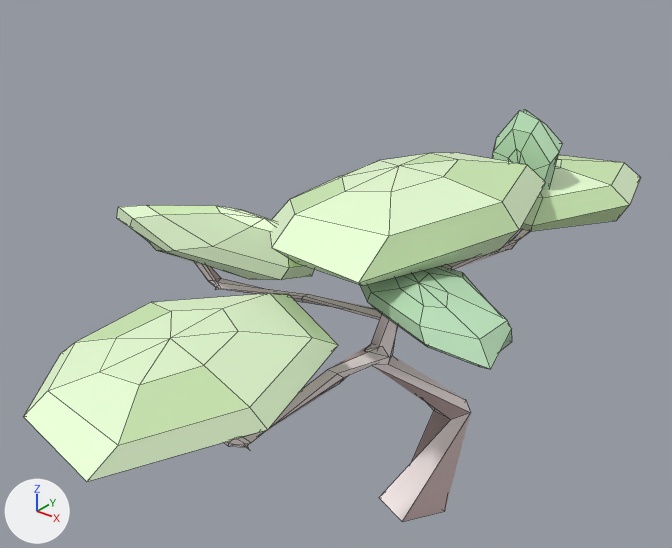
One commit to the FBX model src/InMemorian/Assets/models/arbol2.fbx: the scene before it, then after it.
Both versions are drawn from a camera (50 mm lens) standing at (0.0982, -0.1544, 0.1492) and looking at (-0.0149, -0.0131, 0.0616). The axes (+X, +Y, +Z) are drawn at lower left. The lights are the same throughout. Mesh edges are drawn as thin lines. Where no turn or scale is listed for an object, it has been applied to the vertices.
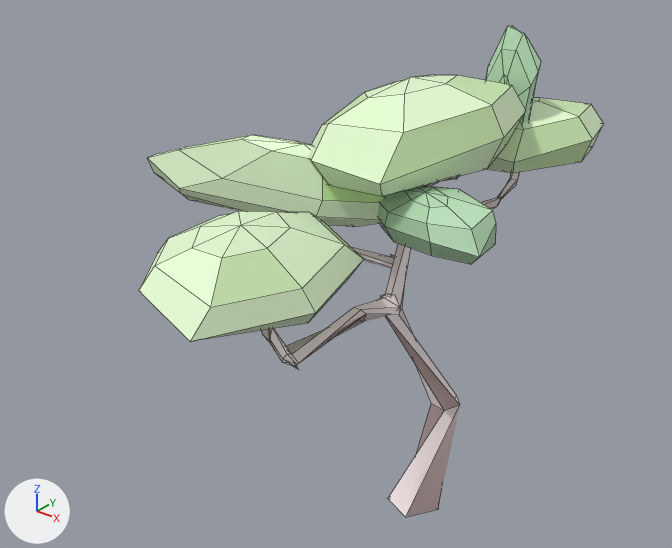
The change, as JSON lines over the scene's bpy script:
```json
{"block": "me_mesh", "where": "me_mesh.from_pydata(...)  # 439 vertices, 487 faces; spans x -0.0698..0.0373, y -0.0928..0.057, z 0.0002..0.0926"}
{"block": "me_mesh", "where": "# used by ob_psphere13; location = (0.0, 0.0, 0.0)"}
{"block": "me_mesh", "change": "me_mesh part 1: the loose piece of 22 vertices spanning x -0.0072..0.0081, y -0.0205..0.0191, z 0.0002..0.0729 is scaled about its middle by (0.77, 0.762, 1.21), then moved by (-0.0001, 0.0002, 0.0072)"}
{"block": "me_mesh", "change": "me_mesh part 2: the loose piece of 39 vertices spanning x -0.0062..0.0033, y -0.0661..-0.0174, z 0.0476..0.0654 is scaled about its middle by (0.77, 0.762, 1.21), then moved by (0.0003, 0.0099, 0.0114)"}
{"block": "me_mesh", "change": "me_mesh part 3: the loose piece of 37 vertices spanning x -0.0261..0.0145, y -0.0928..-0.0334, z 0.0612..0.0735 is scaled about its middle by (0.77, 0.762, 1.21), then moved by (0.0013, 0.015, 0.0137)"}
{"block": "me_mesh", "change": "me_mesh part 4: the loose piece of 39 vertices spanning x -0.0456..0.0004, y -0.0267..-0.0107, z 0.0543..0.0641 is scaled about its middle by (0.77, 0.762, 1.21), then moved by (0.0052, 0.0044, 0.012)"}
{"block": "me_mesh", "change": "me_mesh part 5: the loose piece of 37 vertices spanning x -0.0698..-0.0123, y -0.0306..-0.021, z 0.0613..0.0761 is multiplied about its middle by the matrix ((0.818, 2.576, -0.296), (0.016, 1.601, -0.096), (-0.001, -0.057, 1.217)), then moved by (0.0094, 0.0061, 0.014)"}
{"block": "me_mesh", "change": "me_mesh part 6: the loose piece of 39 vertices spanning x -0.0002..0.0102, y -0.0107..0.034, z 0.0593..0.0715 is scaled about its middle by (0.77, 0.762, 1.21), then moved by (-0.0012, -0.0028, 0.0133)"}
{"block": "me_mesh", "change": "me_mesh part 7: the loose piece of 37 vertices spanning x -0.0153..0.0302, y 0.016..0.057, z 0.0636..0.0796 is scaled about its middle by (0.77, 0.762, 1.21), then moved by (-0.0017, -0.0087, 0.0146)"}
{"block": "me_mesh", "change": "me_mesh part 8: the loose piece of 39 vertices spanning x 0.0007..0.0046, y -0.0086..0.0111, z 0.0678..0.0715 is scaled about its middle by (0.77, 0.762, 1.21), then moved by (-0.0006, -0.0003, 0.0142)"}
{"block": "me_mesh", "change": "me_mesh part 9: the loose piece of 37 vertices spanning x -0.0094..0.0373, y -0.0384..-0.0062, z 0.0619..0.0749 is scaled about its middle by (0.77, 0.762, 1.21), then moved by (-0.0032, 0.0053, 0.0139)"}
{"block": "me_mesh", "change": "me_mesh part 10: the loose piece of 37 vertices spanning x -0.0293..0.0244, y -0.0366..0.0275, z 0.0672..0.087 is scaled about its middle by (0.77, 0.762, 1.21), then moved by (0.0006, 0.0011, 0.0157)"}
{"block": "me_mesh", "change": "me_mesh part 11: the loose piece of 37 vertices spanning x -0.0012..0.0166, y 0.0214..0.0285, z 0.0709..0.0926 is scaled about its middle by (0.77, 0.762, 1.21), then moved by (-0.0018, -0.0059, 0.0167)"}
```

Changed parts and their boxes (x1, y1, x2, y2) in the pictures (672 x 548 px; the box of a moved part takes in the faces that stretch with it):
```json
{"object": "pSphere13", "change": "reshaped", "before": [23, 109, 641, 522], "after": [139, 25, 603, 517], "on screen": "25% narrower, 19% taller"}
{"part": 1, "of": "me_mesh", "change": "moved or reshaped", "before": [371, 314, 470, 522], "after": [385, 244, 460, 517]}
{"part": 2, "of": "me_mesh", "change": "moved or reshaped", "before": [223, 344, 389, 450], "after": [261, 294, 399, 369]}
{"part": 3, "of": "me_mesh", "change": "moved or reshaped", "before": [23, 293, 338, 482], "after": [139, 211, 364, 341]}
{"part": 4, "of": "me_mesh", "change": "moved or reshaped", "before": [195, 263, 381, 320], "after": [352, 248, 394, 269]}
{"part": 5, "of": "me_mesh", "change": "moved or reshaped", "before": [117, 205, 314, 280], "after": [148, 135, 384, 227]}
{"part": 6, "of": "me_mesh", "change": "moved or reshaped", "before": [442, 229, 531, 270], "after": [481, 172, 519, 208]}
{"part": 7, "of": "me_mesh", "change": "moved or reshaped", "before": [520, 155, 641, 231], "after": [487, 98, 603, 173]}
{"part": 8, "of": "me_mesh", "change": "moved or reshaped", "after": [425, 176, 459, 186], "on screen": "not visible before"}
{"part": 9, "of": "me_mesh", "change": "moved or reshaped", "before": [359, 266, 512, 369], "after": [377, 186, 496, 264]}
{"part": 10, "of": "me_mesh", "change": "moved or reshaped", "before": [270, 153, 546, 285], "after": [308, 75, 526, 196]}
{"part": 11, "of": "me_mesh", "change": "moved or reshaped", "before": [492, 109, 563, 191], "after": [486, 25, 541, 123]}
```
